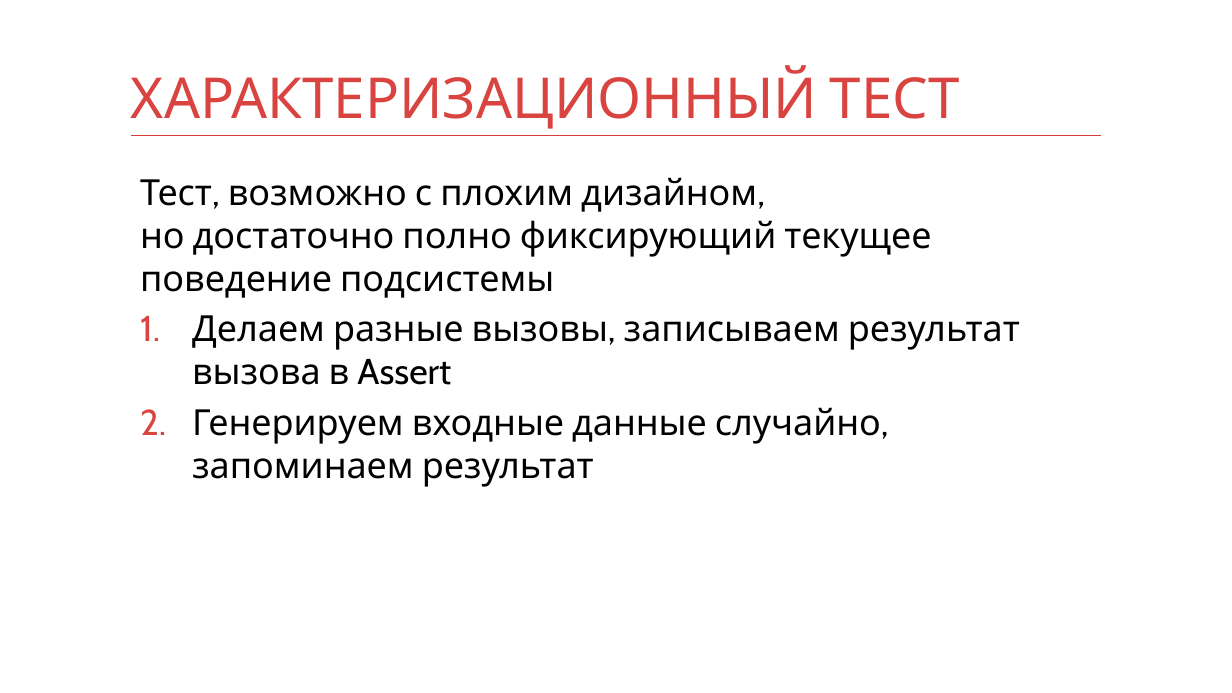
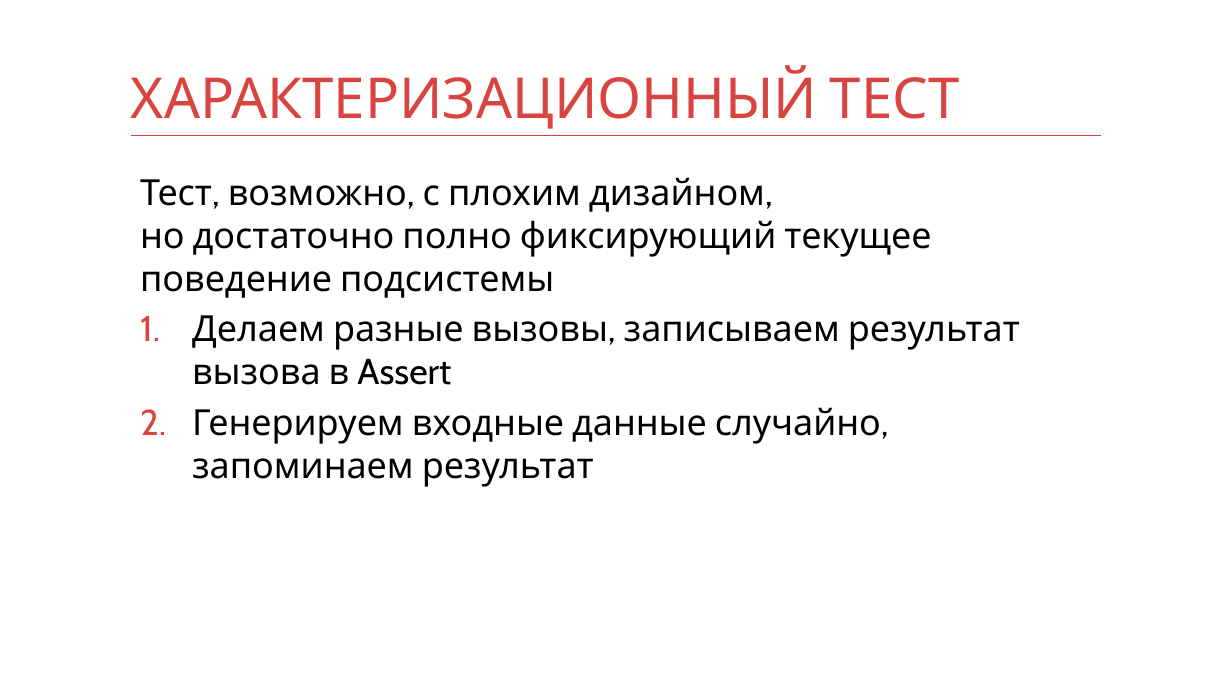
Before and after one commit to kontur-courses/legacy, a slide deck: slide 4 of legacy.pptx. Drawn at 1232x693 pixels with LibreOffice and Linux fonts; fonts in the diff are those of the drawing. Boxes give left, top, right and bottom in pixels: in the first picture for what was removed or moved away, otherwise in the second. Text is boxed around its words. In the diff, an @@ line names an element or a change of style, - is before the commit and + after.

```diff
--- a/legacy.pptx
+++ b/legacy.pptx
@@ text at [140,177,931,298]: text changed @@
-Тест, возможно с плохим дизайном,
-но достаточно полно фиксирующий текущее поведение подсистемы
+Тест, возможно, с плохим дизайном,
+но достаточно полно фиксирующий текущее поведение подсистемы
```
Also in this commit, not shown: 2 other slides changed, 1 other file.
